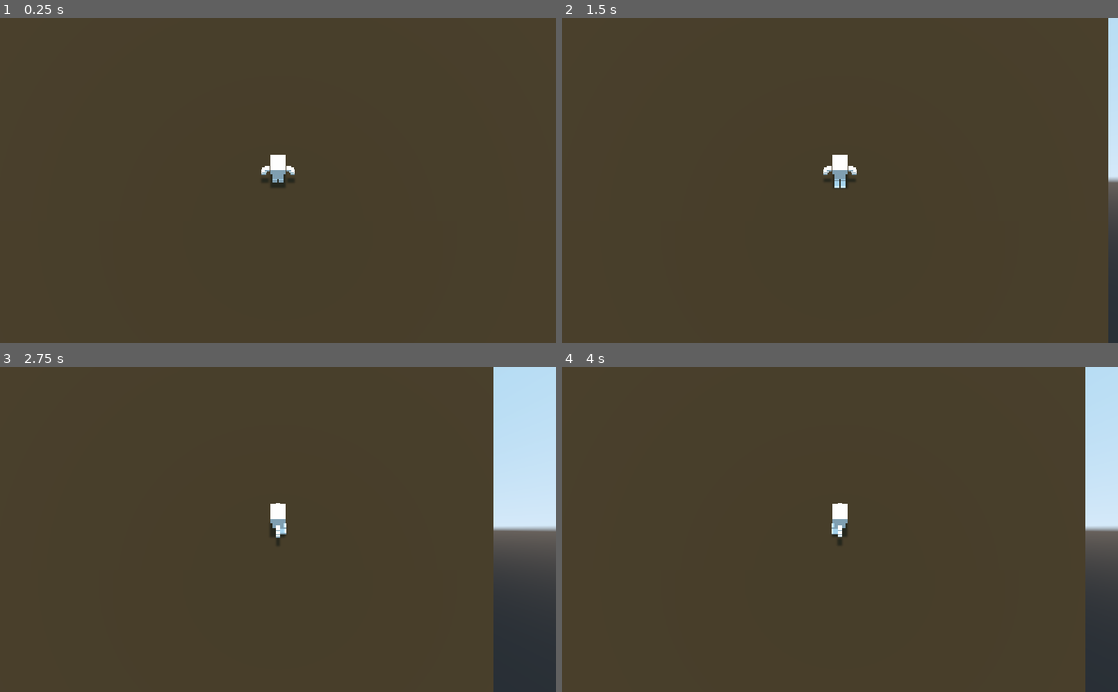
Above: before the commit, frames 1-4 (two rows, left to right).
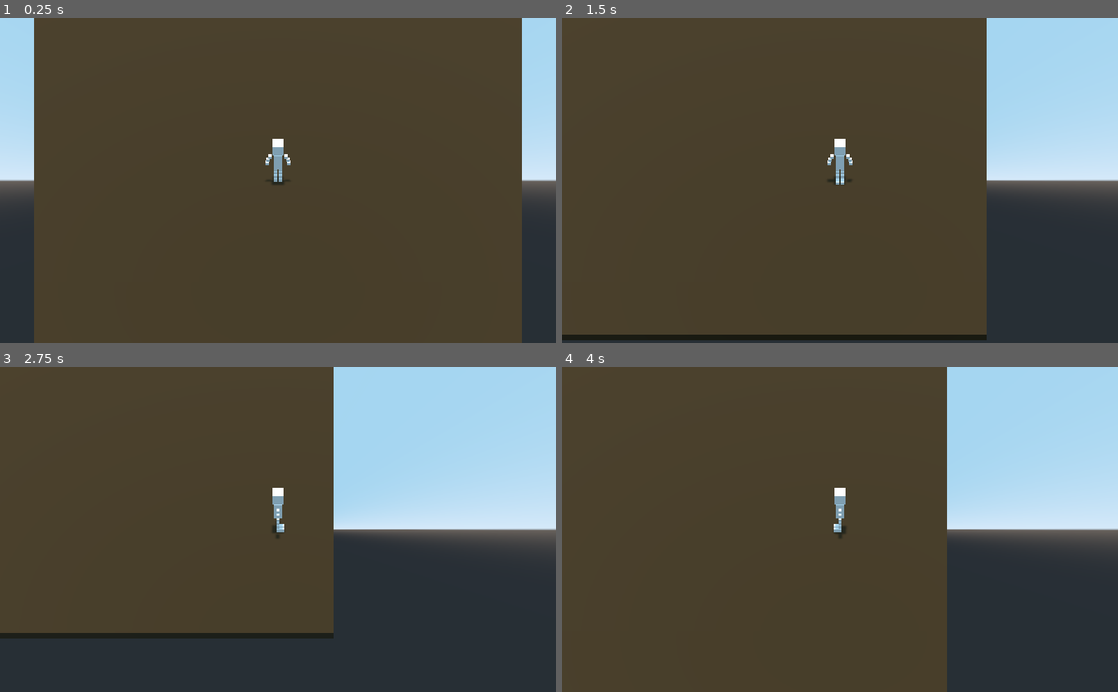
Above: after the commit, the same moments.

Repository: jaredbwasserman/game-jams
Game: Godot game, scene res://scenes/Main.tscn
Same seed, same stepped clock (60 frames per second), same inputs: the game is played once before the commit and once after it.
Inputs:
- Up to frame 1 (0.25 s): no input
- Up to frame 2 (1.5 s): tap Enter at 0.5 s; hold Right (move_right) 0.53-1.28 s; hold Down (move_back) from 1.28 s (still down)
- Up to frame 3 (2.75 s): release Down (move_back) at 2.03 s; hold Right (move_right) from 2.03 s (still down)
- Up to frame 4 (4 s): release Right (move_right) at 2.78 s; hold Up (move_forward) 2.78-3.53 s; hold Left (move_left) from 3.53 s (still down)

The runs differ from the first frame. In frame 1, 12% of the frame differs, in the area x 0-100%, y 0-100%; in frame 2, 24%; in frame 3, 40%; in frame 4, 25%.

Commit message:
Update perspective

Diff:
--- a/bgj-2022-03/scenes/Main.tscn
+++ b/bgj-2022-03/scenes/Main.tscn
@@ -31,9 +31,9 @@
 [node name="Player" parent="." instance=ExtResource( 1 )]
 
 [node name="CameraPivot" type="Position3D" parent="Player"]
-transform = Transform( 1, 0, 0, 0, 0.258819, 0.965926, 0, -0.965926, 0.258819, 0, 0, 0 )
+transform = Transform( 1, 0, 0, 0, 0.707107, 0.707107, 0, -0.707107, 0.707107, 0, 0, 0 )
 
 [node name="Camera" type="Camera" parent="Player/CameraPivot"]
-transform = Transform( 1, 0, 0, 0, 1, 0, 0, 0, 1, 0, 0, 30 )
+transform = Transform( 1, 0, 0, 0, 1, 0, 0, 0, 1, 0, 0, 50 )
 projection = 1
-size = 60.0
+size = 80.0
--- a/bgj-2022-03/scenes/Player.tscn
+++ b/bgj-2022-03/scenes/Player.tscn
@@ -9,6 +9,7 @@
 
 [node name="Player" type="KinematicBody"]
 script = ExtResource( 2 )
+speed = 32
 
 [node name="Pivot" type="Spatial" parent="."]
 
Not shown, changed: bgj-2022-03/README.md
